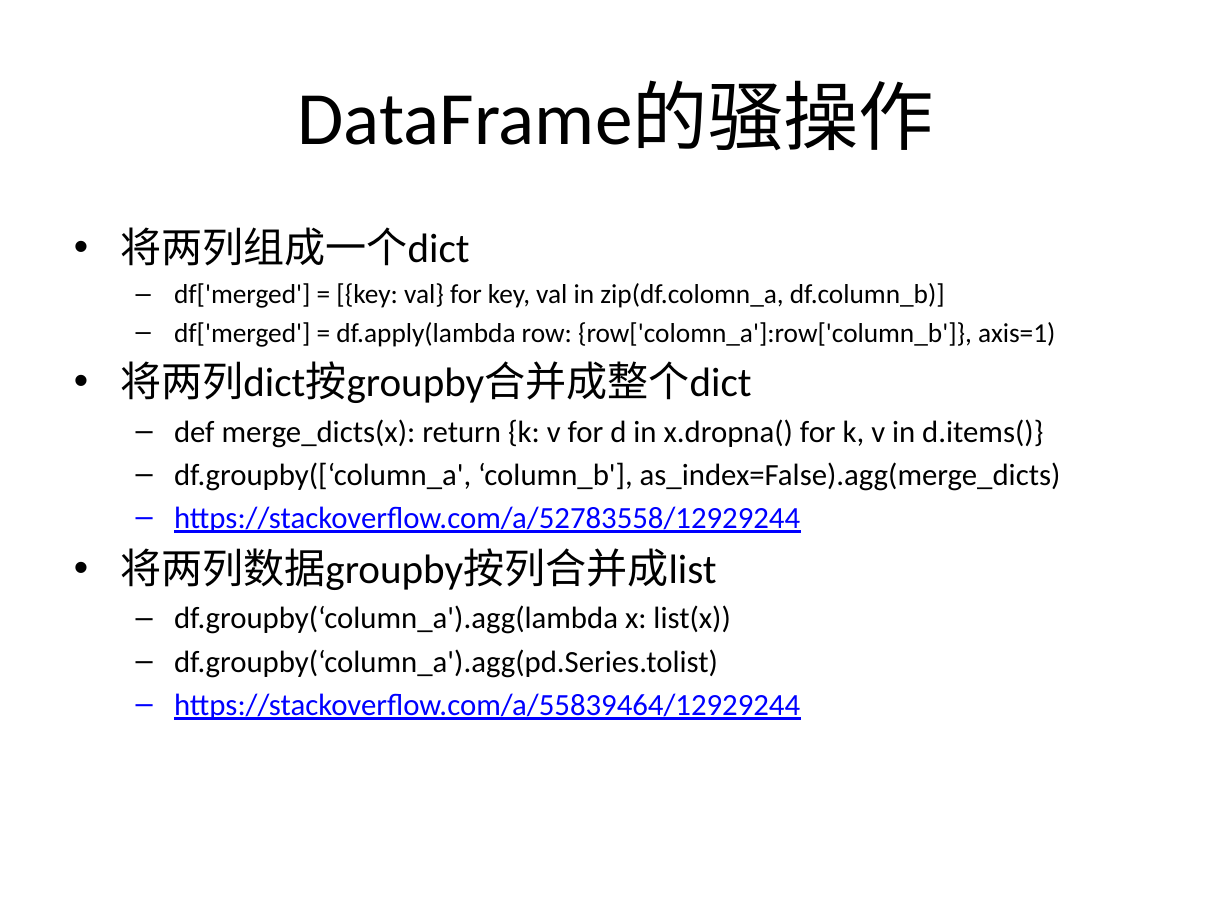
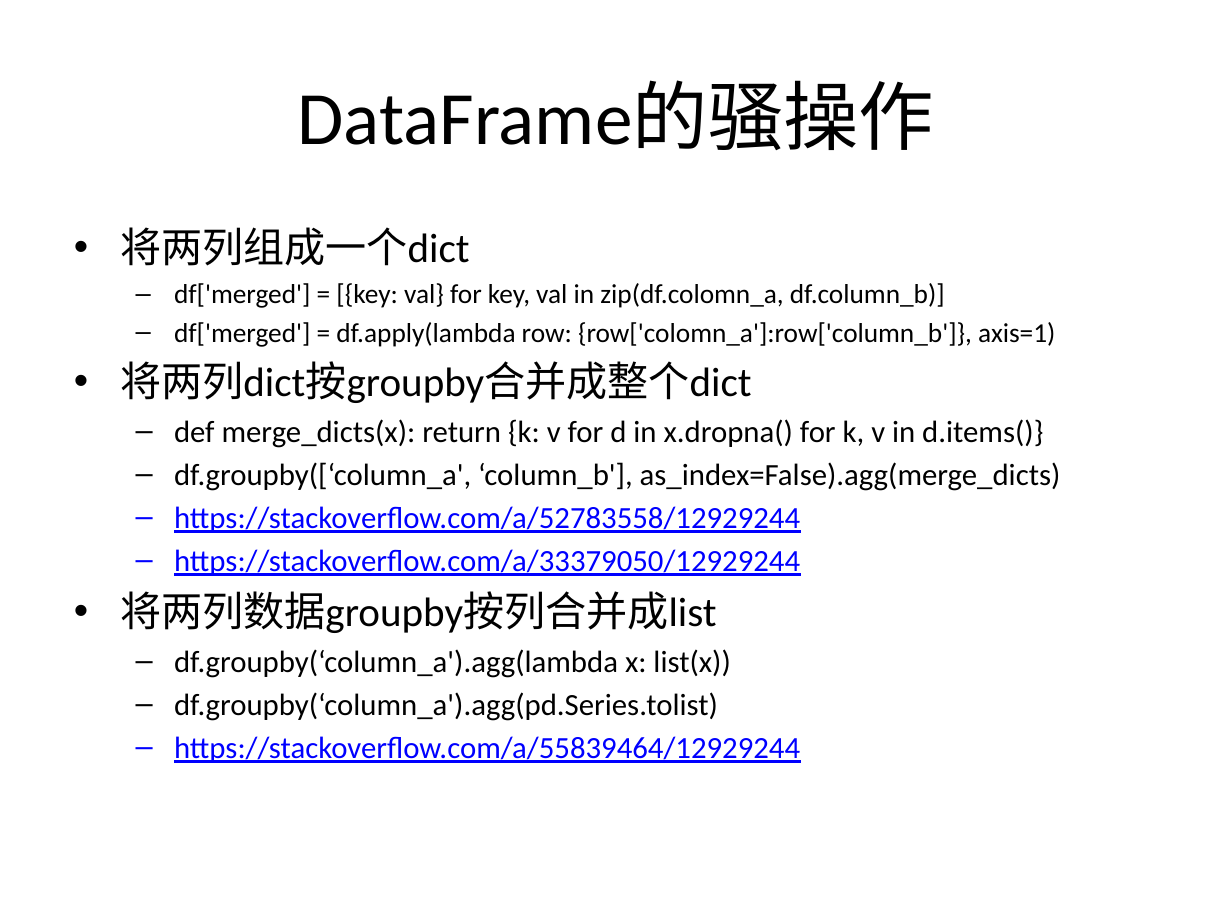
Before and after one commit to SleepySoft/SleepyMemo, a slide deck: slide 19 of Pandas_Cheat_Sheet.pptx. Drawn at 1232x924 pixels with LibreOffice and Linux fonts; fonts in the diff are those of the drawing. Boxes give left, top, right and bottom in pixels: in the first picture for what was removed or moved away, otherwise in the second. Text is boxed around its words. In the diff, an @@ line names an element or a change of style, - is before the commit and + after.

Commit message:
Update pandas cheat sheet

```diff
--- a/Pandas_Cheat_Sheet.pptx
+++ b/Pandas_Cheat_Sheet.pptx
@@ text at <box>174,549,800,576</box>: paragraph added @@
+  – https://stackoverflow.com/a/33379050/12929244
```
